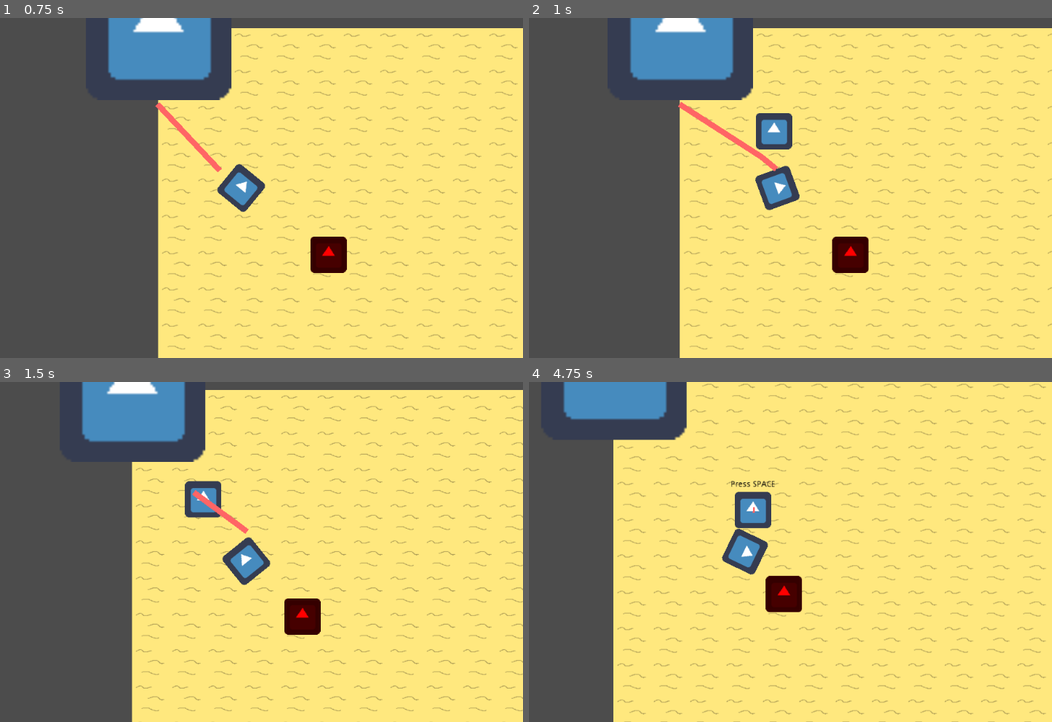
Above: before the commit, frames 1-4 (two rows, left to right).
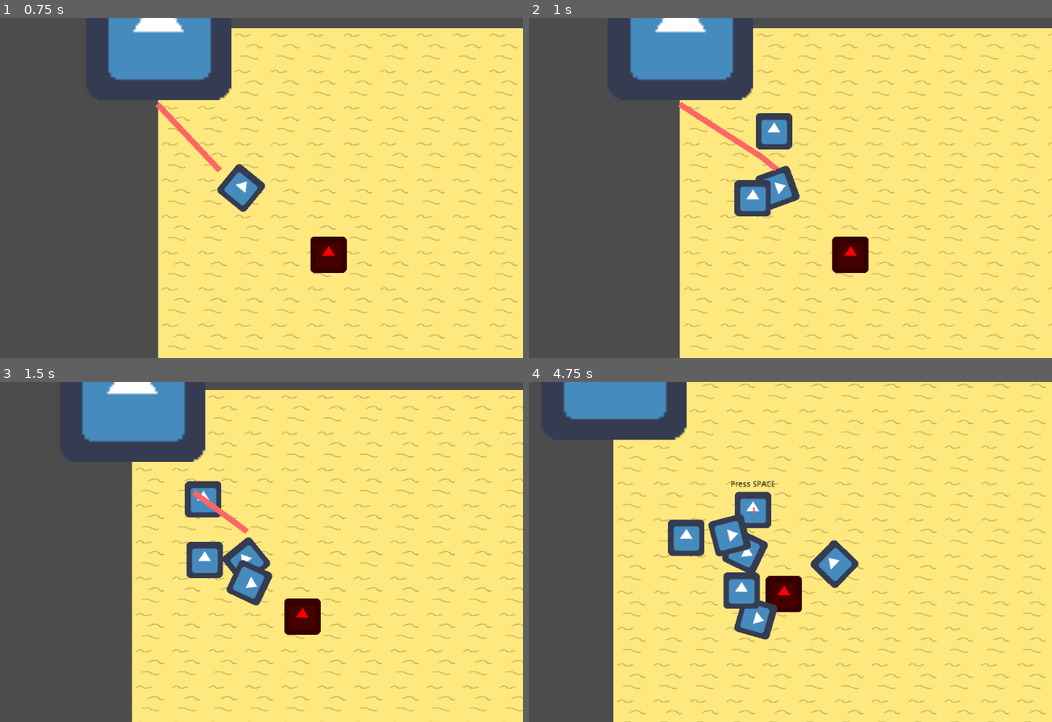
Above: after the commit, the same moments.

Repository: JortvD/ld49
Game: Godot game, scene res://scenes/MainScene.tscn
The game is run twice, just before and just after one commit, with the same random seed, the same clock (stepped at 60 frames per second) and the same inputs. The engine's default icon, where the game draws it, is replaced by a stand-in: a white triangle on a blue panel in a dark square.
Inputs (mouse positions are in pixels of both pictures, inside the frame that each line leads up to):
- Up to frame 1 (0.75 s): tap Enter at 0.5 s; move the mouse to (360, 171) at 0.52 s; hold Right (ui_right) from 0.53 s (still down); hold 1 (ui_1) from 0.53 s (still down)
- Up to frame 2 (1 s): keep holding Right (ui_right); keep holding 1 (ui_1); tap Space at 0.77 s; tap R at 0.8 s
- Up to frame 3 (1.5 s): move the mouse to (115, 569) at 1.27 s; release Right (ui_right) at 1.28 s; release 1 (ui_1) at 1.28 s; hold Down (ui_down) from 1.28 s (still down); tap R at 1.35 s
- Up to frame 4 (4.75 s): tap Space at 1.52, 3.02, 4.25, 4.52 s; tap 1 (ui_1) at 1.55, 3.05 s; move the mouse to (816, 477) at 2.02 s; release Down (ui_down) at 2.03 s; hold Right (ui_right) 2.03-2.78 s; hold 1 (ui_1) 2.03-2.78 s; tap R at 2.3, 2.85, 4.55 s; move the mouse to (732, 620) at 2.77 s; hold Up (ui_up) 2.78-3.5 s; click "Continue" at 3.5 s; move the mouse to (936, 603) at 4.27 s; hold Left (ui_left) from 4.28 s (still down); hold 1 (ui_1) from 4.28 s (still down)

Frame 1 is identical in both runs. In frame 2, 0.7% of the frame differs, in the area x 39-47%, y 47-59%; in frame 3, 1.4%; in frame 4, 3.5%, in the area x 26-64%, y 38-76%.

Commit message:
Add item code

Diff:
--- a/Player/Player.gd
+++ b/Player/Player.gd
@@ -4,9 +4,13 @@
 export var rotation_speed = 5
 var velocity = Vector2()
 var health = 100
-var reputation_rojo = 50
-var reputation_Arizona = 50
+var faction_reputation = {"Rojo": 50, "Arizona": 50}
 onready var BULLET = preload("res://objects/Bullet.tscn")
+
+func _input(event):
+	if event is InputEventKey and event.pressed:
+		if event.scancode == KEY_R:
+			$"/root/MainScene/Items".create_item("gun", position)
 
 func get_input():
 	velocity = Vector2()
--- /dev/null
+++ b/items/Item.tscn
@@ -0,0 +1,13 @@
+[gd_scene load_steps=2 format=2]
+
+[sub_resource type="CircleShape2D" id=1]
+
+[node name="Item" type="RigidBody2D"]
+gravity_scale = 0.0
+linear_damp = 2.0
+angular_damp = 1.0
+
+[node name="CollisionShape2D" type="CollisionShape2D" parent="."]
+shape = SubResource( 1 )
+
+[node name="Sprite" type="Sprite" parent="."]
--- /dev/null
+++ b/items/Items.gd
@@ -0,0 +1,24 @@
+extends Node
+
+onready var ITEM = preload("res://items/Item.tscn")
+
+var types = [
+	{"name": "gun", "img": "res://icon.png"}
+]
+var items = []
+
+func create_item(name, position):
+	var type
+	for i in types:
+		if(i["name"] == name):
+			type = i
+			break
+
+	if(type == null): return
+
+	var texture = load(type.img)
+	var item = ITEM.instance()
+	owner.add_child(item)
+	item.position = position
+	item.get_node("Sprite").texture = texture
+	items.push_back(item)
--- a/scenes/MainScene.gd
+++ b/scenes/MainScene.gd
@@ -6,12 +6,12 @@
 			var path = $Navigation2D.get_simple_path($NPC.position, Vector2(-192,-192)) # position it will go to
 			$Line2D.points = path	#TESTING PURPOSES creates line showing its path
 			$NPC.path = path		#creates the path for the entity
-			$Player.reputation_rojo = 5
+			$Player.faction_reputation["Rojo"] = 5
 		if Input.is_action_pressed("ui_2"):
 			var path = $Navigation2D.get_simple_path($NPC.position, Vector2(256,192))
 			$Line2D.points = path
 			$NPC.path = path
-		if $Player.reputation_rojo <= 10:
+		if $Player.faction_reputation["Rojo"] <= 10:
 			$NPC.speed = 310
 			var path = $Navigation2D.get_simple_path($NPC.position, $Player.position)
 			$Line2D.points = path
--- a/scenes/MainScene.tscn
+++ b/scenes/MainScene.tscn
@@ -9,6 +9,7 @@
 [ext_resource path="res://dialog/DialogueSystem.tscn" type="PackedScene" id=7]
 [ext_resource path="res://objects/Fire.tscn" type="PackedScene" id=8]
 [ext_resource path="res://npc/Handler1.gd" type="Script" id=9]
+[ext_resource path="res://items/Items.gd" type="Script" id=10]
 
 [sub_resource type="NavigationPolygon" id=1]
 vertices = PoolVector2Array( -232, -224, 105.1, -243.29, 90.9422, -162.117, -150.69, -153.622, -384, 104, -145.97, 116.326, -152, 256, 129.641, 118.214, 129.641, -171.556, 523.237, -174.388, 432, 240, 160, 232, 134.361, 210.713, 56, 264 )
@@ -41,7 +42,7 @@
 points = PoolVector2Array( 84.7354, 83.5898 )
 default_color = Color( 1, 0.4, 0.4, 1 )
 
-[node name="Buildings" type="Node2D" parent="."]
+[node name="Buildings" type="Node" parent="."]
 
 [node name="Building" parent="Buildings" instance=ExtResource( 6 )]
 position = Vector2( 0.943848, -0.943863 )
@@ -53,3 +54,6 @@
 [node name="CanvasLayer" type="CanvasLayer" parent="."]
 
 [node name="Dialog" parent="CanvasLayer" instance=ExtResource( 7 )]
+
+[node name="Items" type="Node" parent="."]
+script = ExtResource( 10 )
Not shown: 1 places in scenes/MainScene.tscn that only renumber resources
